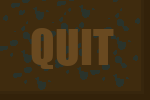
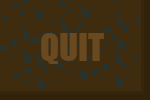
Layer changes from the first 150 x 100 image to the second:
painted on "QUIT" over [31, 28, 114, 69]
